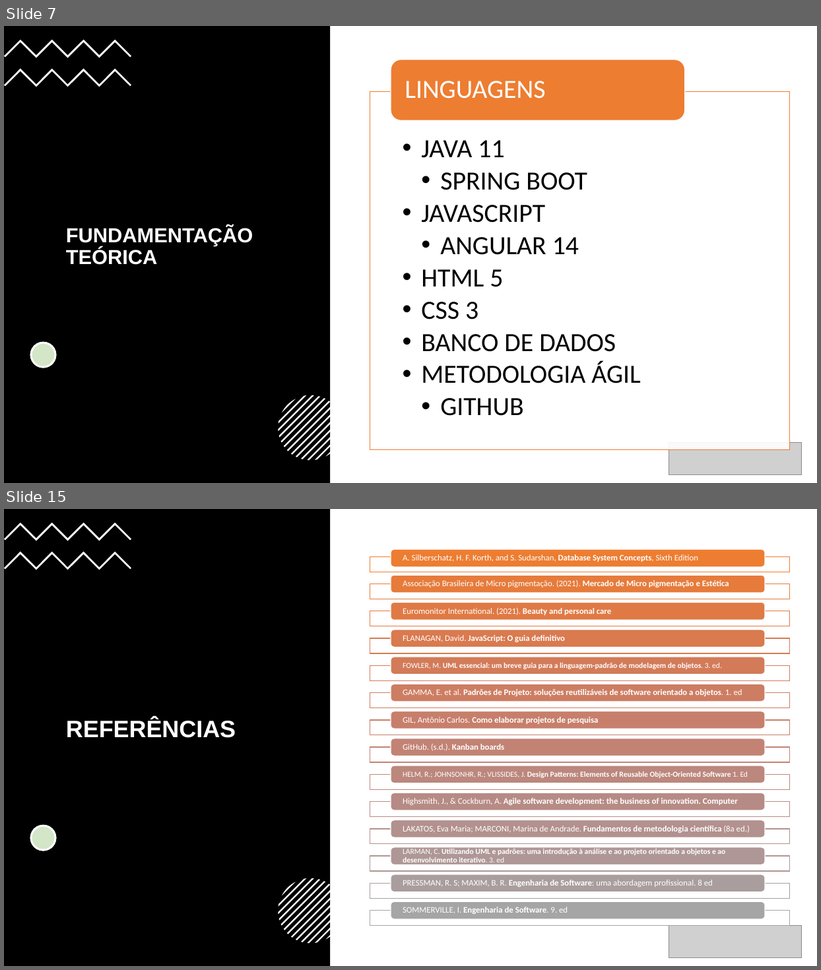
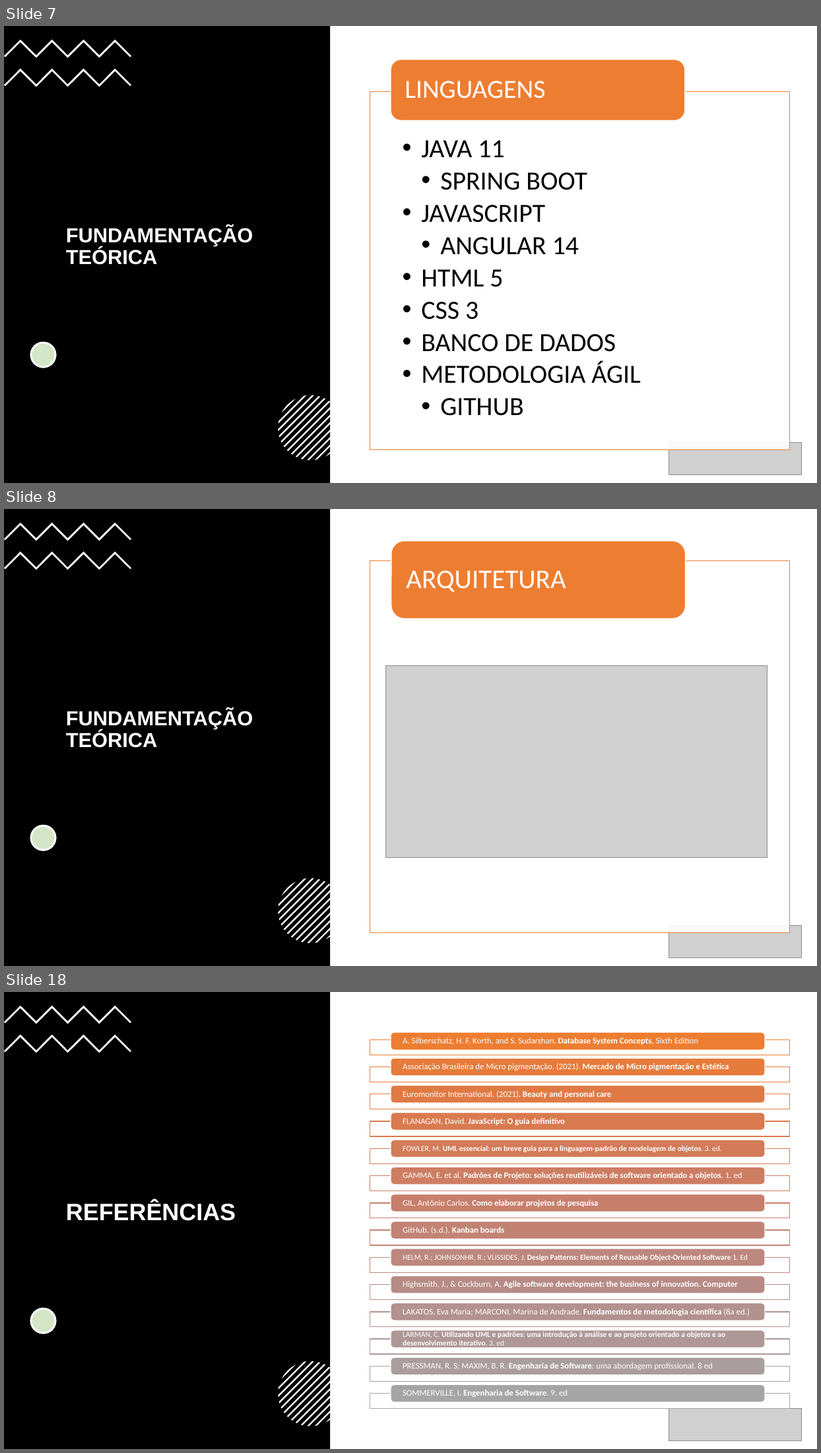
Before and after one commit to silviofilipe23/beautypro-docs, a slide deck: APRESENTAÇÃO - PROJETO INTEDISCIPLINAR E EXTENSIONISTA II.pptx. Shown one above the other, each under a label of ours: slides 7 and 15 before the commit, slides 7, 8 and 18 after it; the slides between them are not shown. The pictures are 821x970 and 821x1453 pixels, drawn with LibreOffice and Linux fonts; fonts in the diff are those of the drawing; grey boxes stand for pictures. Boxes give left, top, right and bottom in pixels: in the first picture for what was removed or moved away, otherwise in the second. Text is boxed around its words. In the diff, an @@ line names an element or a change of style, - is before the commit and + after.

```diff
--- a/APRESENTAÇÃO - PROJETO INTEDISCIPLINAR E EXTENSIONISTA II.pptx
+++ b/APRESENTAÇÃO - PROJETO INTEDISCIPLINAR E EXTENSIONISTA II.pptx
@@ slide 8 added at [4, 509, 817, 966], background #FFFFFF @@
@@ rectangle added at [4, 509, 330, 966], fill #000000 @@
@@ freeform shape added at [4, 522, 131, 541], fill #FFFFFF @@
@@ rounded rectangle added at [391, 541, 685, 619], fill #ED7D31, outline #FFFFFF 1 pt @@
@@ freeform shape added at [4, 552, 131, 570], fill #FFFFFF @@
@@ rectangle added at [370, 561, 790, 933], fill #FFFFFF at 90% opacity, outline #ED7D31 1 pt @@
@@ text added at [406, 570, 566, 592], 32 pt, text #FFFFFF @@
+ARQUITETURA
@@ picture added at [386, 666, 768, 859] @@
@@ title added at [66, 709, 253, 748], 24 pt, text #FFFFFF, bold @@
+FUNDAMENTAÇÃO TEÓRICA
@@ ellipse added at [31, 826, 55, 851], fill #FFFFFF, outline #FFFFFF 2.25 pt @@
@@ ellipse added at [31, 826, 55, 851], fill #70AD47 at 30% opacity, outline #FFFFFF 2.25 pt @@
@@ group added at [278, 879, 343, 944]: 13 freeform shapes @@
@@ picture added at [669, 925, 803, 958] @@
@@ what was slide 15 is now slide 18 @@
```
Also in this commit, not shown: 1 slide changed, 2 other slides added, 2 other files.
